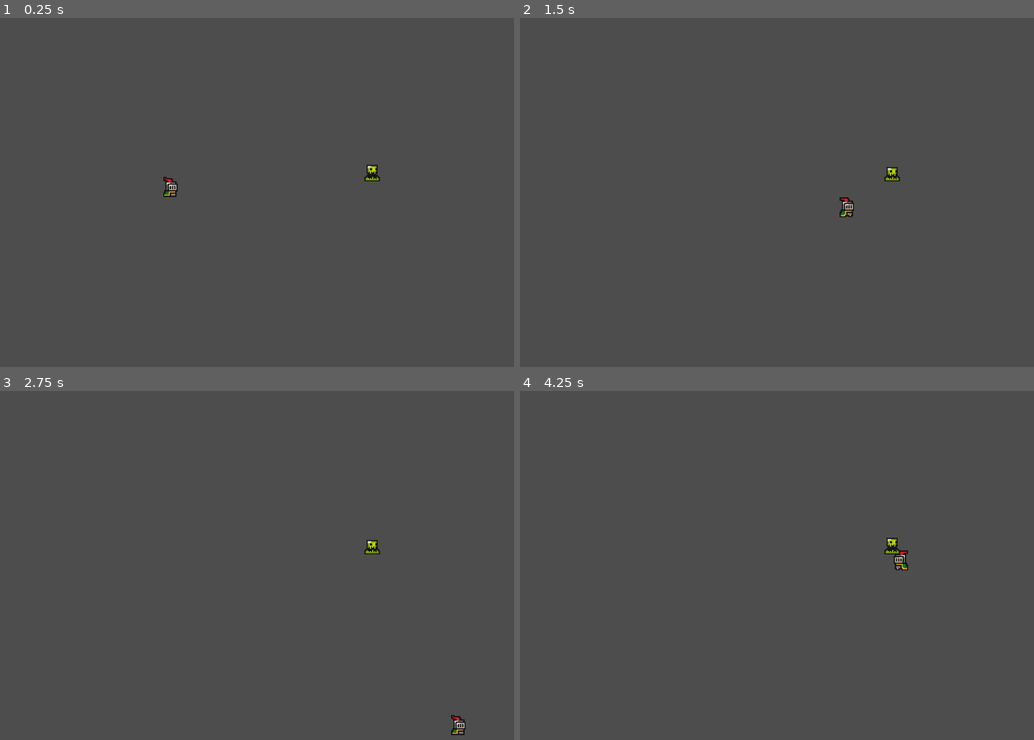
Above: before the commit, frames 1-4 (two rows, left to right).
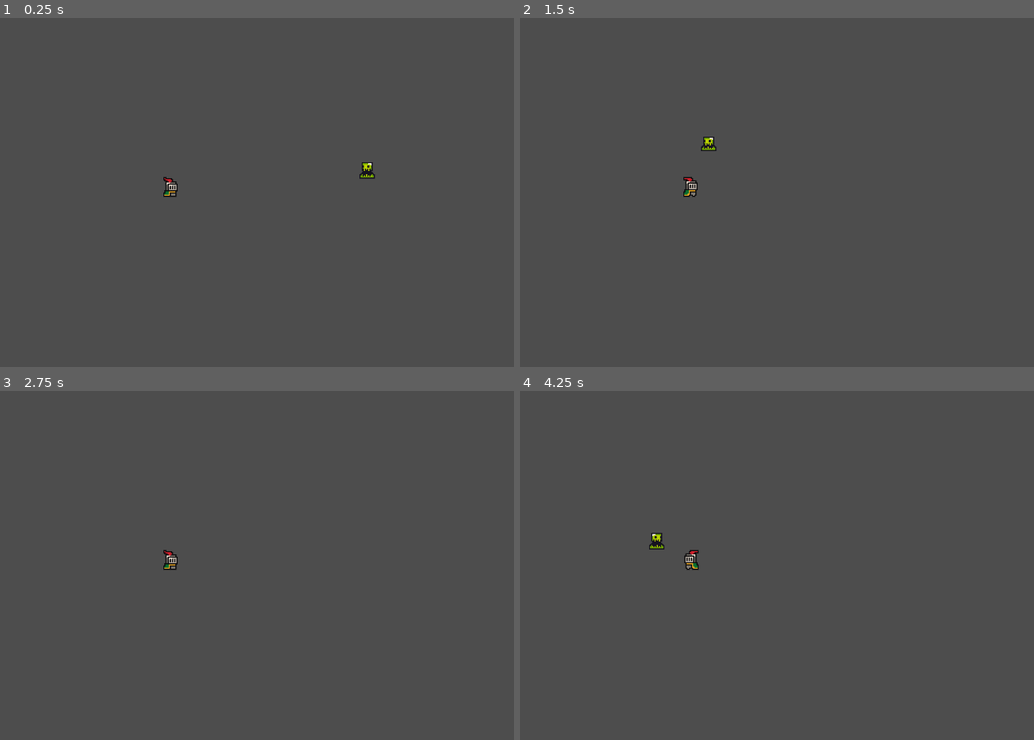
Above: after the commit, the same moments.

Repository: TheEnderPrime/Godot_Systems
Game: Godot game, scene res://scenes/game.tscn
Same seed, same stepped clock (60 frames per second), same inputs: the game is played once before the commit and once after it.
Inputs:
- Up to frame 1 (0.25 s): no input
- Up to frame 2 (1.5 s): hold D (move_right) 0.53-1.28 s; hold S (move_down) from 1.28 s (still down)
- Up to frame 3 (2.75 s): release S (move_down) at 2.03 s; hold D (move_right) from 2.03 s (still down)
- Up to frame 4 (4.25 s): release D (move_right) at 2.78 s; hold W (move_up) 2.78-3.53 s; hold A (move_left) from 3.53 s (still down)

The runs differ from the first frame. In frame 1, 0.2% of the frame differs, in the area x 69-74%, y 41-47%; in frame 2, 0.5%; in frame 3, 0.3%; in frame 4, 0.5%, in the area x 25-76%, y 40-52%.
Error before the commit: Parse Error: Identifier "direction" not declared in the current scope. (res://scenes/enemy.gd:50)

Commit message:
idle, wander, chase all work

Diff:
--- a/finite_state_machine/scenes/enemy.gd
+++ b/finite_state_machine/scenes/enemy.gd
@@ -2,6 +2,7 @@
 
 @onready var animated_sprite : AnimatedSprite2D = $AnimatedSprite2D
 @onready var state_machine = $StateMachine
+@onready var idleTimer = $IdleTimer
 
 var moveSpeed := 20
 var target : CharacterBody2D
@@ -13,9 +14,12 @@
 
 # Called every frame. 'delta' is the elapsed time since the previous frame.
 func _process(delta: float) -> void:
-	move_and_slide()
-
-	if velocity.x > 0 or velocity.x == 0:
+	var collision = move_and_collide(velocity * delta)
+	if collision:
+		print("Collision: ", collision.get_collider().name)
+		state_machine.change_state(State.stateEnum.IDLE)
+		animated_sprite.play("damaged")
+	elif velocity.x > 0 or velocity.x == 0:
 		animated_sprite.play("idle")
 
 	if velocity.x > 0:
@@ -23,11 +27,10 @@
 	elif velocity.x < 0:
 		animated_sprite.flip_h = true
 
-	queue_redraw()
-
 
 func set_speed(speed: int) -> void:
 	moveSpeed = speed
+
 
 func get_speed() -> int:
 	return moveSpeed
@@ -36,15 +39,18 @@
 func _on_vision_body_entered(body: Node2D) -> void:
 	if body != self:
 		print("Entered Body")
-		state_machine.target = self
+		state_machine.target = body
 		state_machine.change_state(State.stateEnum.CHASE)
 
 
 func _on_vision_body_exited(body: Node2D) -> void:
 	if body != self:
-		print("Exitted Body")
+		print("Exited Body")
 		state_machine.target = null
 		state_machine.change_state(State.stateEnum.IDLE)
+		idleTimer.start()
 
-func _draw():
-	draw_line(direction.x, direction, Color.RED, 2)
+
+func _on_idle_timer_timeout() -> void:
+	print("Idle Time Out")
+	state_machine.change_state(State.stateEnum.WANDER)
--- a/finite_state_machine/scenes/enemy.tscn
+++ b/finite_state_machine/scenes/enemy.tscn
@@ -62,7 +62,7 @@
 "duration": 1.0,
 "texture": SubResource("AtlasTexture_md0e3")
 }],
-"loop": true,
+"loop": false,
 "name": &"damaged",
 "speed": 10.0
 }, {
@@ -130,7 +130,7 @@
 [node name="AnimatedSprite2D" type="AnimatedSprite2D" parent="."]
 position = Vector2(0, -12)
 sprite_frames = SubResource("SpriteFrames_g0wcc")
-animation = &"idle"
+animation = &"damaged"
 autoplay = "idle"
 
 [node name="CollisionShape2D" type="CollisionShape2D" parent="."]
@@ -146,5 +146,10 @@
 [node name="CollisionShape2D" type="CollisionShape2D" parent="Vision"]
 shape = SubResource("CircleShape2D_4ra3w")
 
+[node name="IdleTimer" type="Timer" parent="."]
+wait_time = 3.0
+one_shot = true
+
 [connection signal="body_entered" from="Vision" to="." method="_on_vision_body_entered"]
 [connection signal="body_exited" from="Vision" to="." method="_on_vision_body_exited"]
+[connection signal="timeout" from="IdleTimer" to="." method="_on_idle_timer_timeout"]
--- a/finite_state_machine/scenes/game.tscn
+++ b/finite_state_machine/scenes/game.tscn
@@ -6,15 +6,15 @@
 
 [node name="Game" type="Node2D"]
 
-[node name="Camera2D" type="Camera2D" parent="."]
-position = Vector2(1, -1)
-zoom = Vector2(2, 2)
-
 [node name="Player" parent="." instance=ExtResource("1_yqjtg")]
 position = Vector2(-97, -1)
 motion_mode = 1
 script = ExtResource("2_lbhrr")
 friction = 1.0
 
+[node name="Camera2D" type="Camera2D" parent="Player"]
+position = Vector2(98, 0)
+zoom = Vector2(2, 2)
+
 [node name="Enemy" parent="." instance=ExtResource("2_lnu2h")]
 position = Vector2(85, -15)
--- a/finite_state_machine/scripts/State Machine/state.gd
+++ b/finite_state_machine/scripts/State Machine/state.gd
@@ -12,17 +12,14 @@
 			return State.Wander_State.new()
 		_:
 			return State.Idle_State.new()
-@abstract func get_state_name() -> String
 @abstract func enter(stateMachine)
 @abstract func update(_delta: float, stateMachine)
 @abstract func physics_update(_delta: float, parent: Node)
-@abstract func exit()
+@abstract func exit(parent: Node)
+@abstract func get_state_name() -> String
 
 
 class Idle_State extends State:
-	func get_state_name() -> String:
-		return "Idle_State"
-
 	func enter(stateMachine):
 		print("Enter Idle State")
 
@@ -32,22 +29,19 @@
 	func physics_update(_delta, parent):
 		pass
 
-	func exit():
+	func exit(parent):
 		print("Exit Idle State")
+
+	func get_state_name() -> String:
+		return "Idle_State"
 
 
 class Wander_State extends State:
 	var move_direction : Vector2
 	var wander_time : float
 
-	func get_state_name() -> String:
-		return "Wander_State"
-
-	func randomize_wander():
-		move_direction = Vector2(randf_range(-1, 1), randf_range(-1, 1)).normalized()
-		wander_time = randf_range(1, 3)
-
 	func enter(stateMachine):
+		print("Enter Wander State")
 		randomize_wander()
 
 	func update(_delta, stateMachine):
@@ -57,16 +51,22 @@
 			randomize_wander()
 
 	func physics_update(_delta, parent):
-		parent.velocity = move_direction * parent.get_speed()
+		if move_direction != null:
+			parent.velocity = move_direction * parent.get_speed()
 
-	func exit():
+	func exit(parent):
 		print("Exit Wander State")
+		parent.velocity = Vector2.ZERO
+
+	func get_state_name() -> String:
+		return "Wander_State"
+
+	func randomize_wander():
+		move_direction = Vector2(randf_range(-1, 1), randf_range(-1, 1)).normalized()
+		wander_time = randf_range(1, 3)
 
 
 class Chase_State extends State:
-	func get_state_name() -> String:
-		return "Chase_State"
-
 	func enter(stateMachine):
 		print("Enter Chase State")
 		target = stateMachine.target
@@ -76,8 +76,46 @@
 
 	func physics_update(_delta, parent):
 		var direction = target.global_position - parent.global_position
+		parent.velocity = direction.normalized() * parent.moveSpeed
 
-		parent.velocity = direction * parent.moveSpeed
+	func exit(parent):
+		print("Exit Chase State")
+		parent.velocity = Vector2.ZERO
 
-	func exit():
+	func get_state_name() -> String:
+		return "Chase_State"
+
+
+class Damaged_State extends State:
+	func enter(stateMachine):
+		print("Enter Chase State")
+
+	func update(_delta, stateMachine):
+		pass
+
+	func physics_update(_delta, parent):
+		pass
+
+	func exit(parent):
 		print("Exit Chase State")
+
+	func get_state_name() -> String:
+		return "Chase_State"
+
+
+
+#class Default_State extends State:
+	#func enter(stateMachine):
+		#print("Enter Default State")
+	#
+	#func update(_delta, stateMachine):
+		#pass
+	#
+	#func physics_update(_delta, parent):
+		#pass
+		#
+	#func exit(parent):
+		#print("Exit Default State")
+#
+	#func get_state_name() -> String:
+		#return "Default_State"
--- a/finite_state_machine/scripts/State Machine/state_machine.gd
+++ b/finite_state_machine/scripts/State Machine/state_machine.gd
@@ -1,6 +1,7 @@
 extends Node
 
 var States = load("res://scripts/State Machine/state.gd")
+@onready var parentNode = get_parent()
 
 var currentState : State
 var target : CharacterBody2D
@@ -16,10 +17,10 @@
 
 func _physics_process(delta: float) -> void:
 	if currentState:
-		currentState.physics_update(delta, get_parent())
+		currentState.physics_update(delta, parentNode)
 
 func change_state(_stateEnum):
-	currentState.exit()
+	currentState.exit(parentNode)
 	var newState : State = currentState.get_state(_stateEnum)
 	newState.enter(self)
 	currentState = newState
